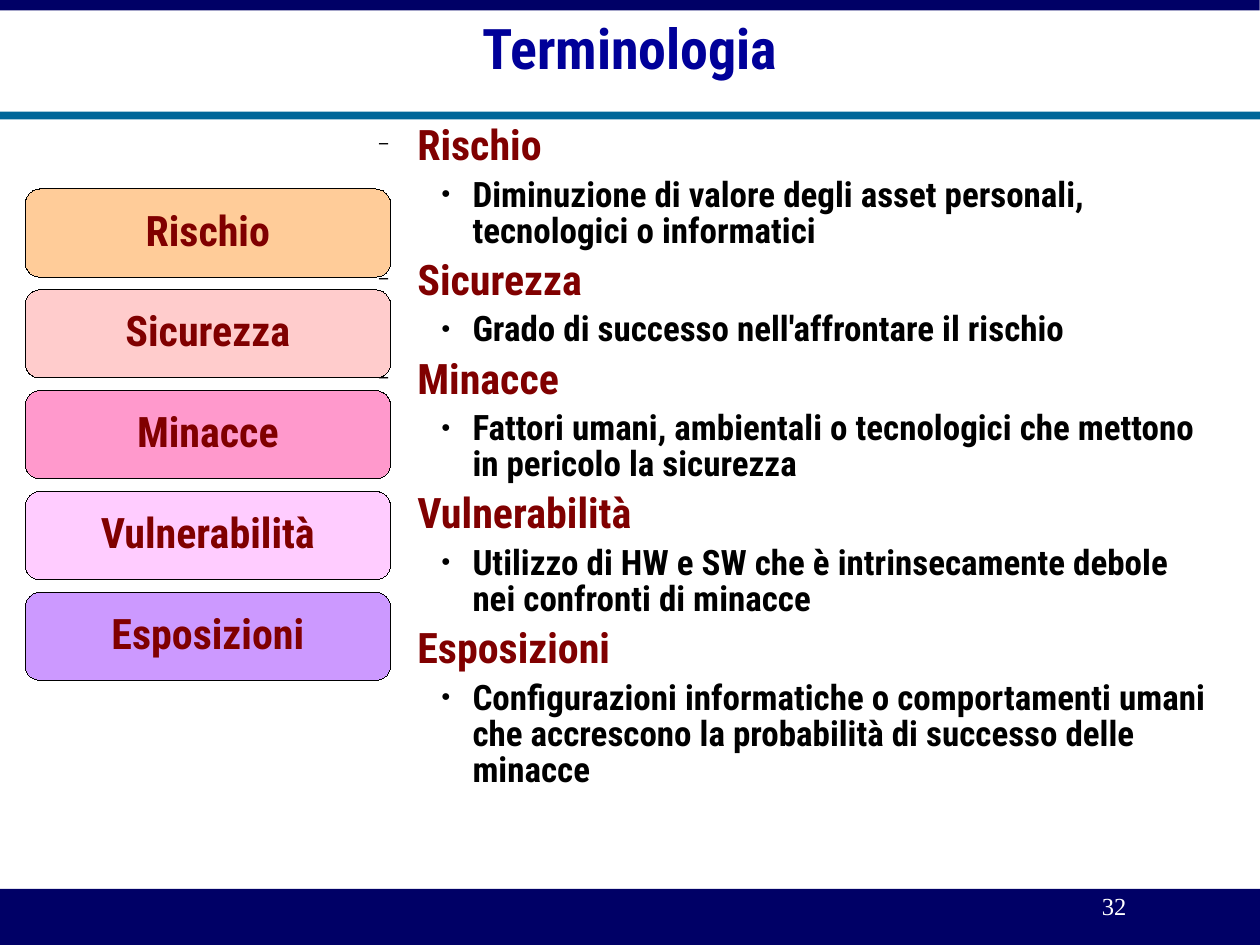
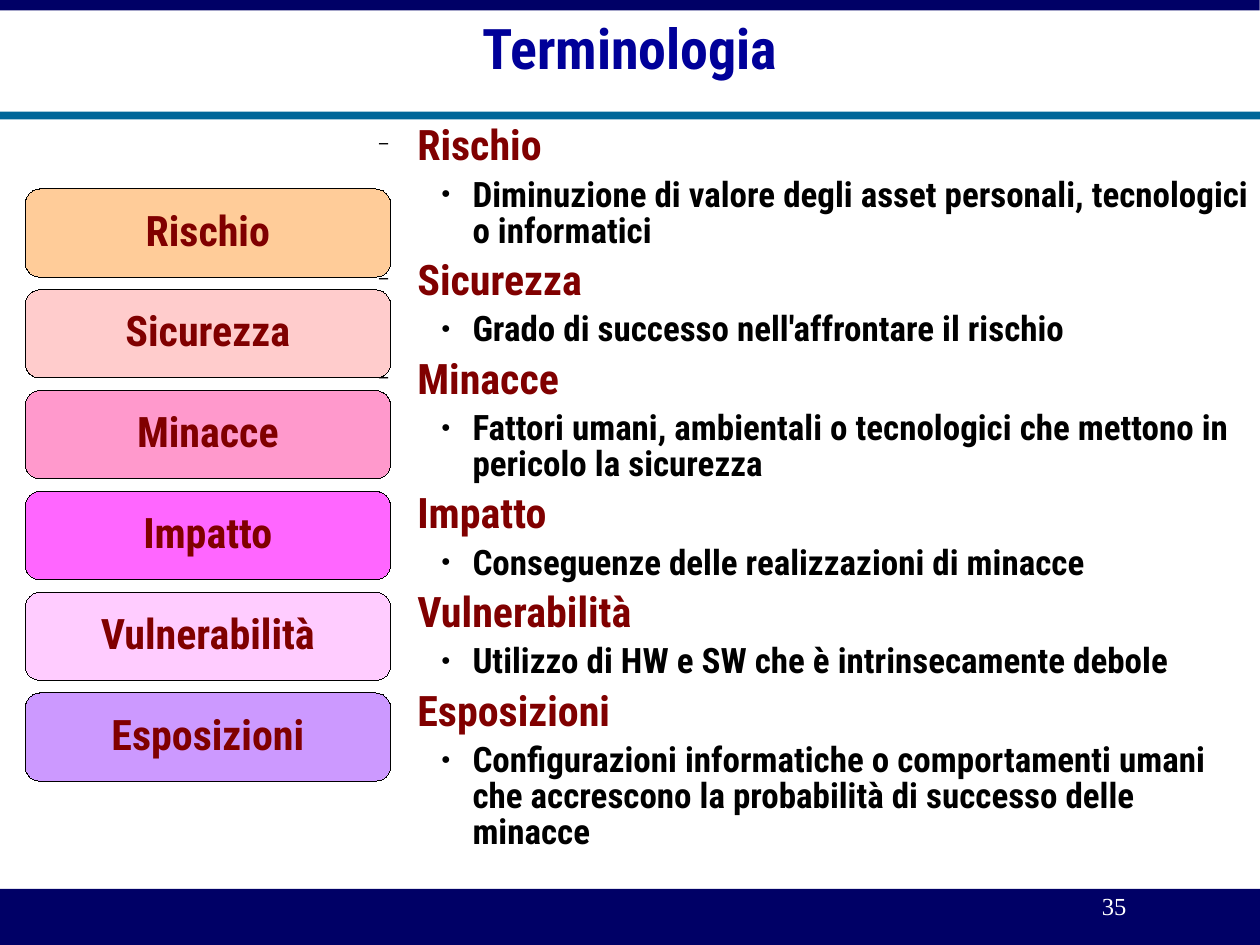
Before and after one commit to michelesimioli/cybersecurity_book, a slide deck: slide 35 of gitbook/slides/01intro.odp (slide 32 before the commit). Drawn at 1260x945 pixels with LibreOffice and Linux fonts; fonts in the diff are those of the drawing. Boxes give left, top, right and bottom in pixels: in the first picture for what was removed or moved away, otherwise in the second. Text is boxed around its words. In the diff, an @@ line names an element or a change of style, - is before the commit and + after.

```diff
--- a/gitbook/slides/01intro.odp
+++ b/gitbook/slides/01intro.odp
@@ rounded rectangle added at [25, 491, 391, 580], fill #FF66FF, outline #000000 0 pt, 24 pt, text #800000, bold @@
+Impatto
@@ text at [417, 498, 1085, 583]: paragraphs added @@
+  − Impatto
+    ● Conseguenze delle realizzazioni di minacce
@@ rounded rectangle "Vulnerabilità": place and size @@
-rounded rectangle "Vulnerabilità" at [25, 491, 391, 580]
+rounded rectangle "Vulnerabilità" at [25, 592, 391, 680]
@@ text at [472, 646, 1168, 674]: text changed @@
-    ● Utilizzo di HW e SW che è intrinsecamente debole nei confronti di minacce
+    ● Utilizzo di HW e SW che è intrinsecamente debole
@@ rounded rectangle "Esposizioni": place and size @@
-rounded rectangle "Esposizioni" at [25, 592, 391, 680]
+rounded rectangle "Esposizioni" at [25, 693, 391, 781]
@@ page number at [1102, 898, 1127, 916]: text changed @@
-32
+35
```
Also in this commit, not shown: 4 other slides changed, 10 slides added, 8 slides removed, 8 other files.
